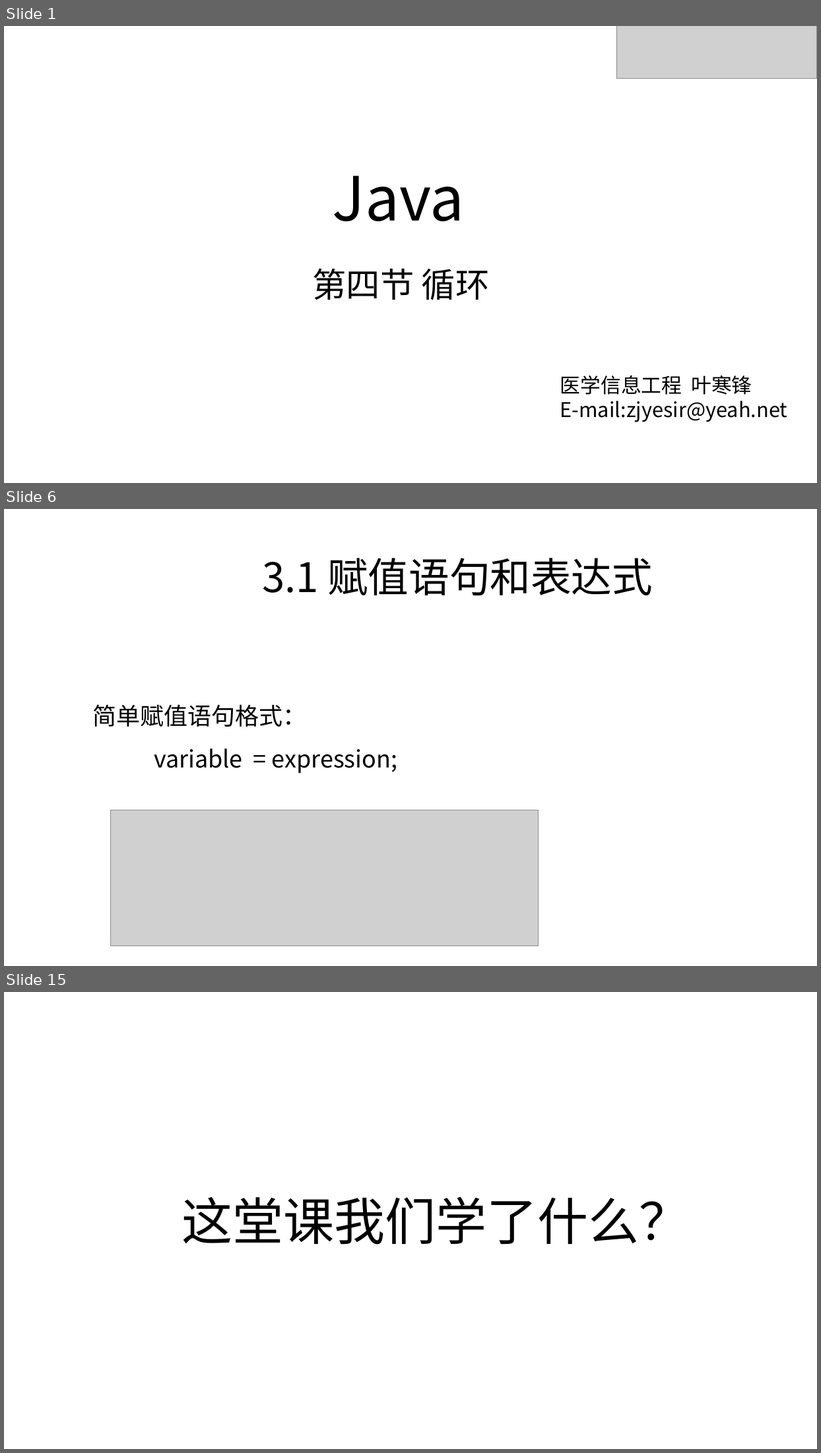
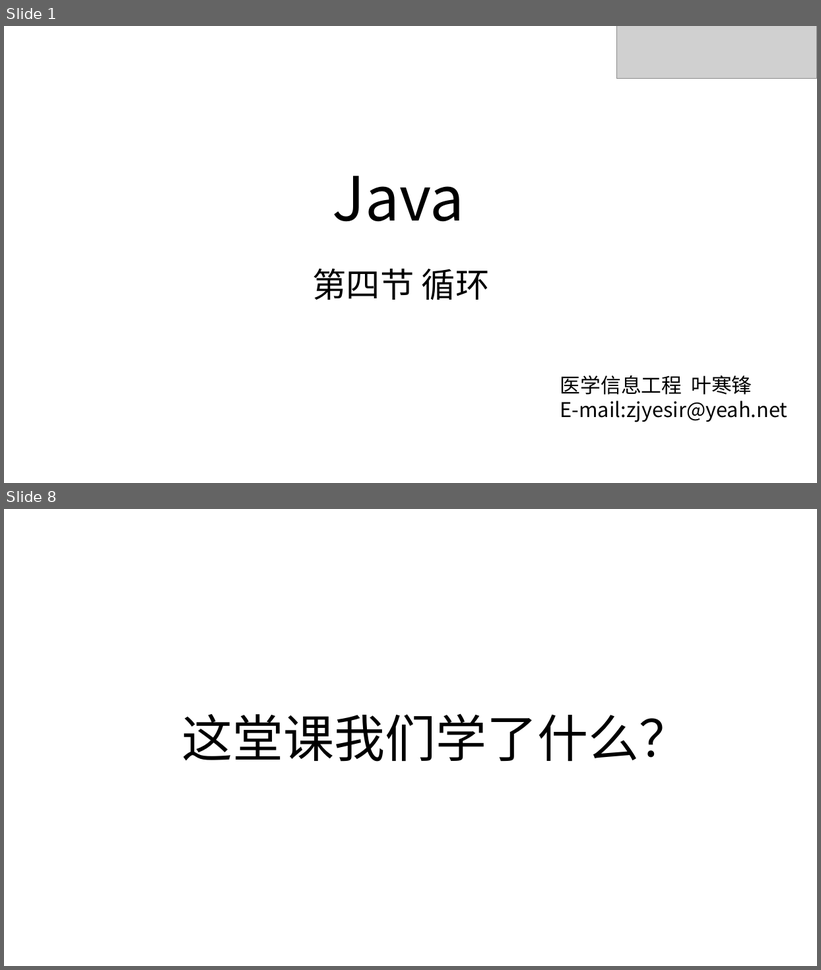
Before and after one commit to zjyesir/hmc_java_1, a slide deck: ppt/2.2循环.pptx. Shown one above the other, each under a label of ours: slides 1, 6 and 15 before the commit, slides 1 and 8 after it; the slides between them are not shown. The pictures are 821x1453 and 821x970 pixels, drawn with LibreOffice and Linux fonts; fonts in the diff are those of the drawing; grey boxes stand for pictures; background and template pictures are left out. Boxes give left, top, right and bottom in pixels: in the first picture for what was removed or moved away, otherwise in the second. Text is boxed around its words. In the diff, an @@ line names an element or a change of style, - is before the commit and + after.

```diff
--- a/ppt/2.2循环.pptx
+++ b/ppt/2.2循环.pptx
@@ slide 6 removed at [4,509,817,966], background picture (left out) @@
@@ text removed at [262,558,653,595] @@
-3.1 赋值语句和表达式
@@ text removed at [93,704,397,774] @@
-简单赋值语句格式：
-variable = expression;
@@ picture removed at [111,811,539,947] @@
@@ what was slide 15 is now slide 8 @@
```
Also in this commit, not shown: 1 slide changed, 6 slides added, 11 other slides removed, 4 other files.
